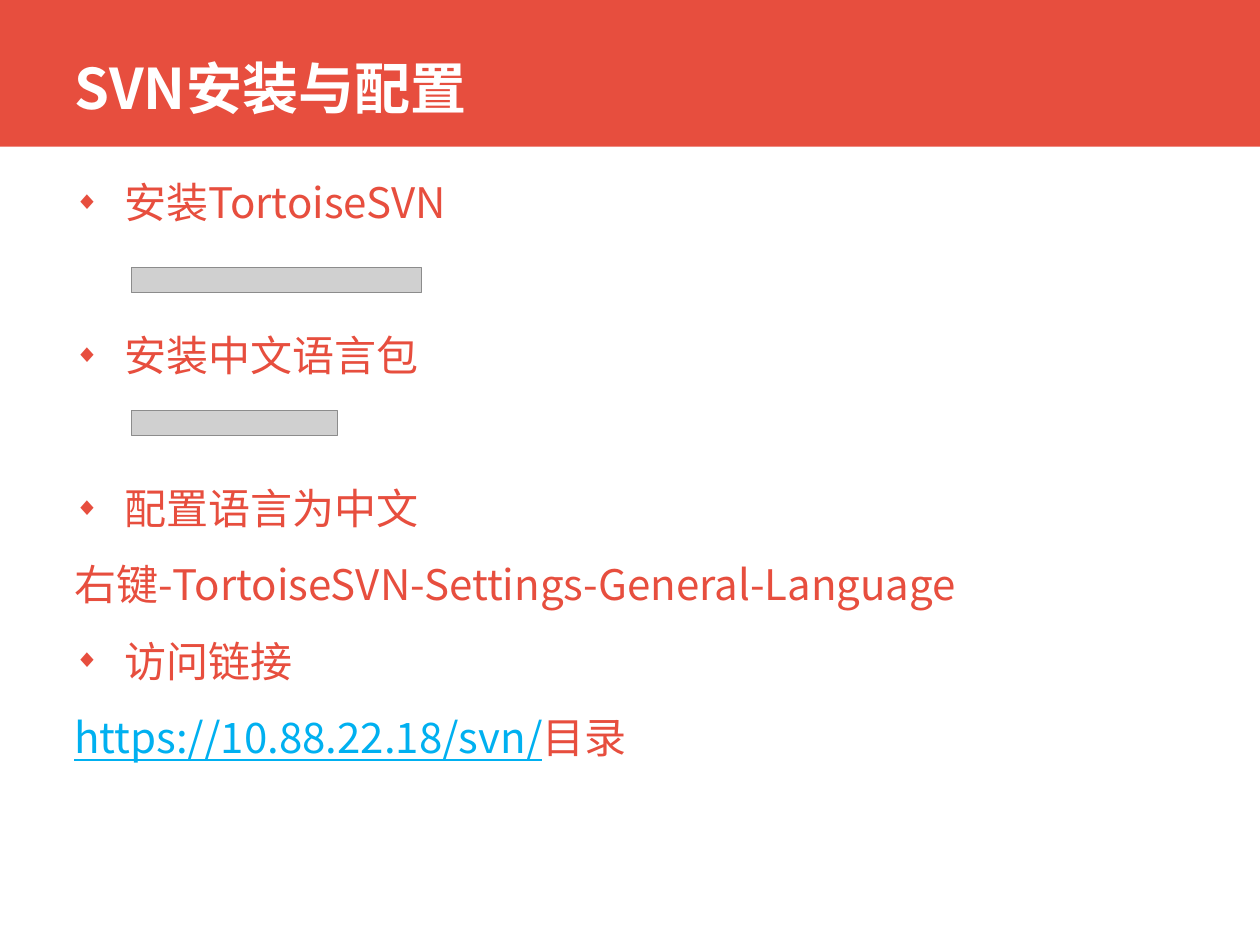
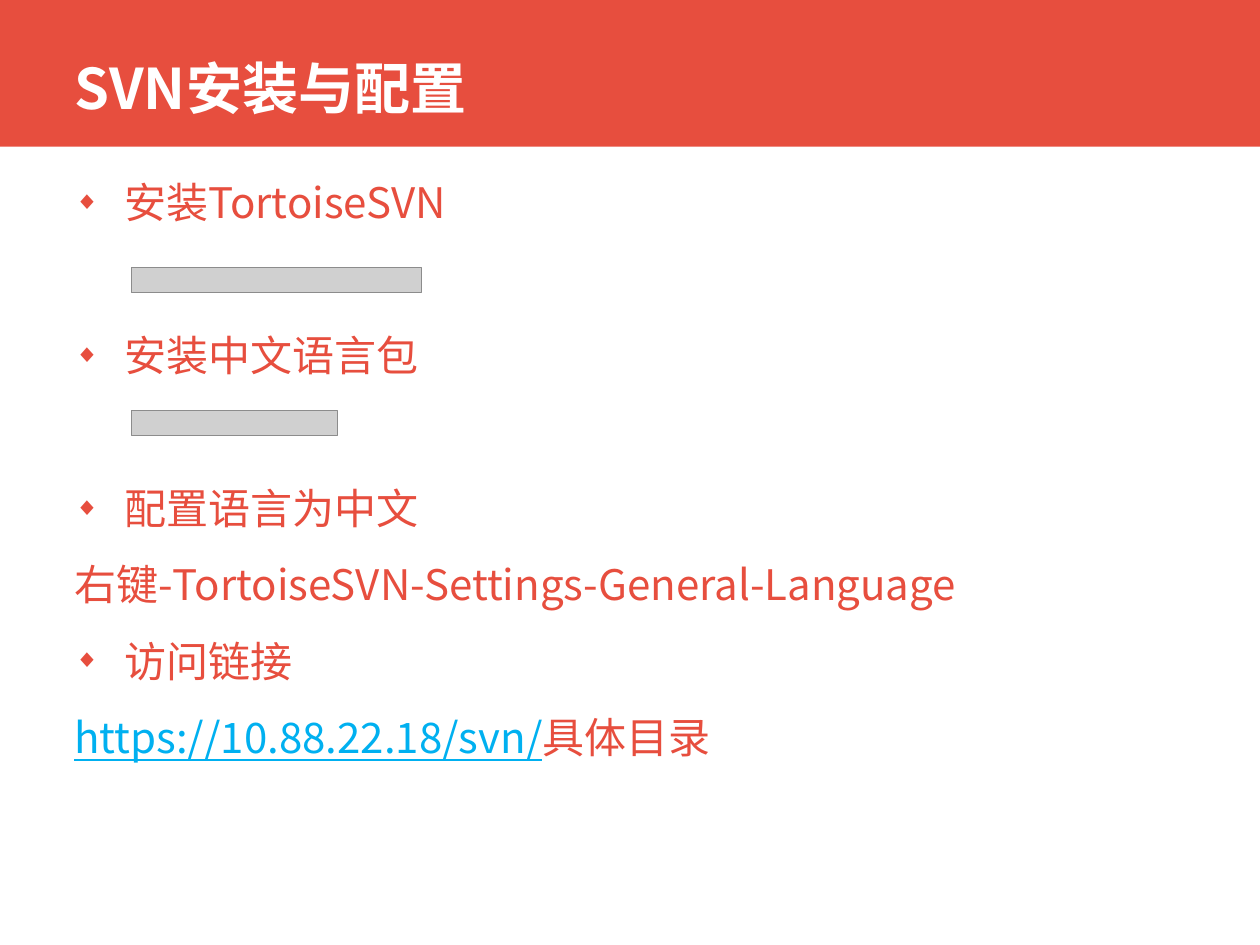
Before and after one commit to xianmomo/demo, a slide deck: slide 8 of 新员工入职指引/信息技术部常用管理平台使用.pptx. Drawn at 1260x945 pixels with LibreOffice and Linux fonts; fonts in the diff are those of the drawing; grey boxes stand for pictures; background and template pictures are left out. Boxes give left, top, right and bottom in pixels: in the first picture for what was removed or moved away, otherwise in the second. Text is boxed around its words. In the diff, an @@ line names an element or a change of style, - is before the commit and + after.

```diff
--- a/新员工入职指引/信息技术部常用管理平台使用.pptx
+++ b/新员工入职指引/信息技术部常用管理平台使用.pptx
@@ text at [74,718,710,763]: text changed @@
-https://10.88.22.18/svn/目录
+https://10.88.22.18/svn/具体目录
```
Also in this commit, not shown: 3 other slides changed, 1 slide added, 3 other files.
